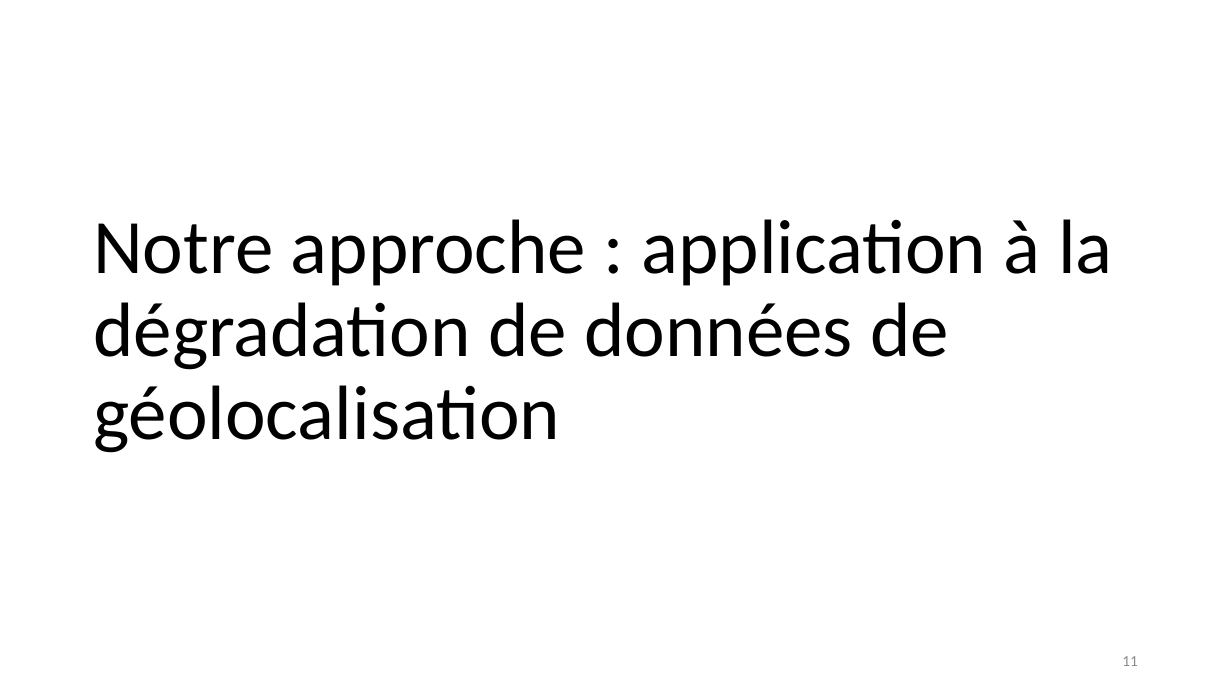
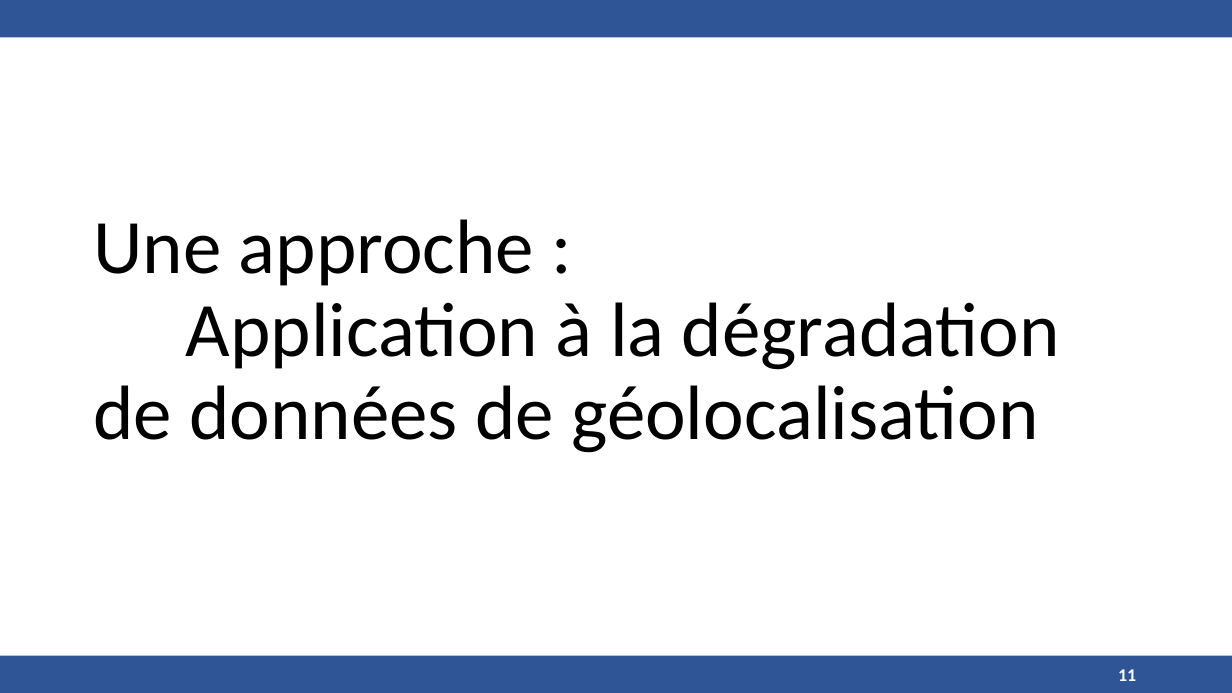
Before and after one commit to ioniATX/DHT_oblivion, a slide deck: slide 11 of présentation.pptx. Drawn at 1232x693 pixels with LibreOffice and Linux fonts; fonts in the diff are those of the drawing. Boxes give left, top, right and bottom in pixels: in the first picture for what was removed or moved away, otherwise in the second. Text is boxed around its words. In the diff, an @@ line names an element or a change of style, - is before the commit and + after.

```diff
--- a/présentation.pptx
+++ b/présentation.pptx
@@ rectangle added at (0, 0, 1232, 37), fill #2F5597 @@
@@ title at (93, 219, 1060, 453): text changed @@
-Notre approche : application à la dégradation de données de géolocalisation
+Une approche :
+Application à la dégradation de données de géolocalisation
@@ page number: place and size @@
-page number at (1122, 656, 1138, 666)
+page number at (1118, 669, 1136, 681)
@@ page number at (1118, 669, 1136, 681): size 12 to 14 pt, text colour #8C8C8C to #FFFFFF, bold on; alignment right to left @@
@@ rectangle added at (0, 656, 1232, 693), fill #2F5597 @@
```
Also in this commit, not shown: 17 other slides changed.
